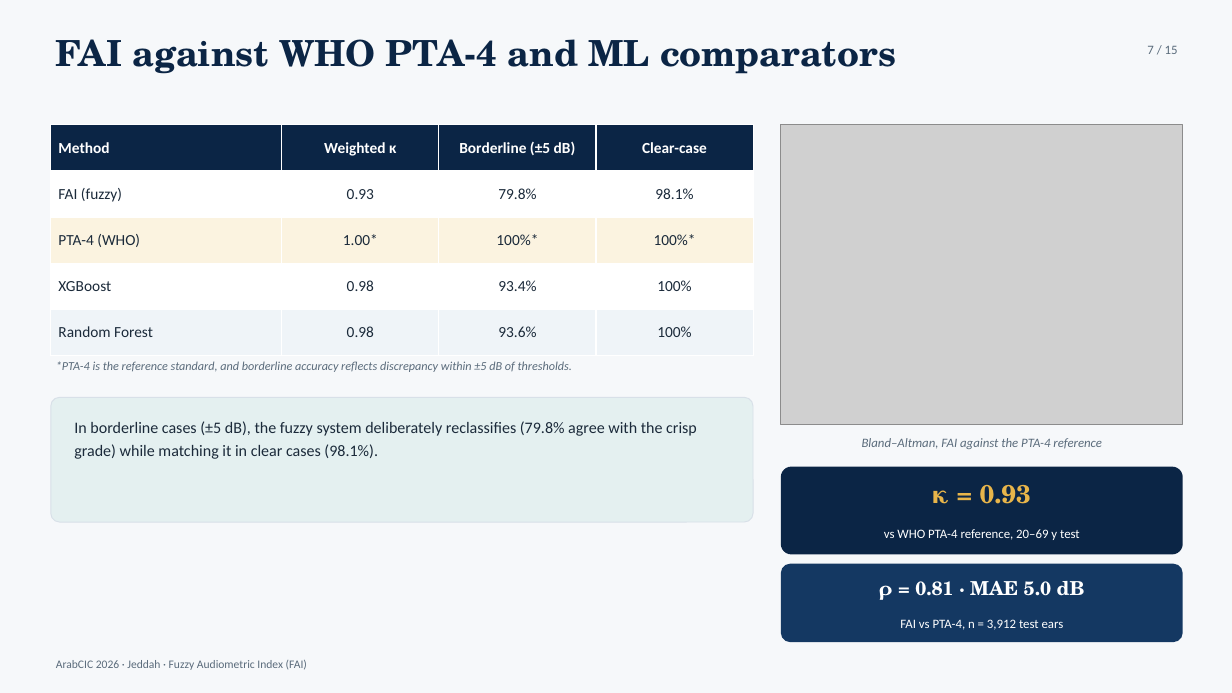
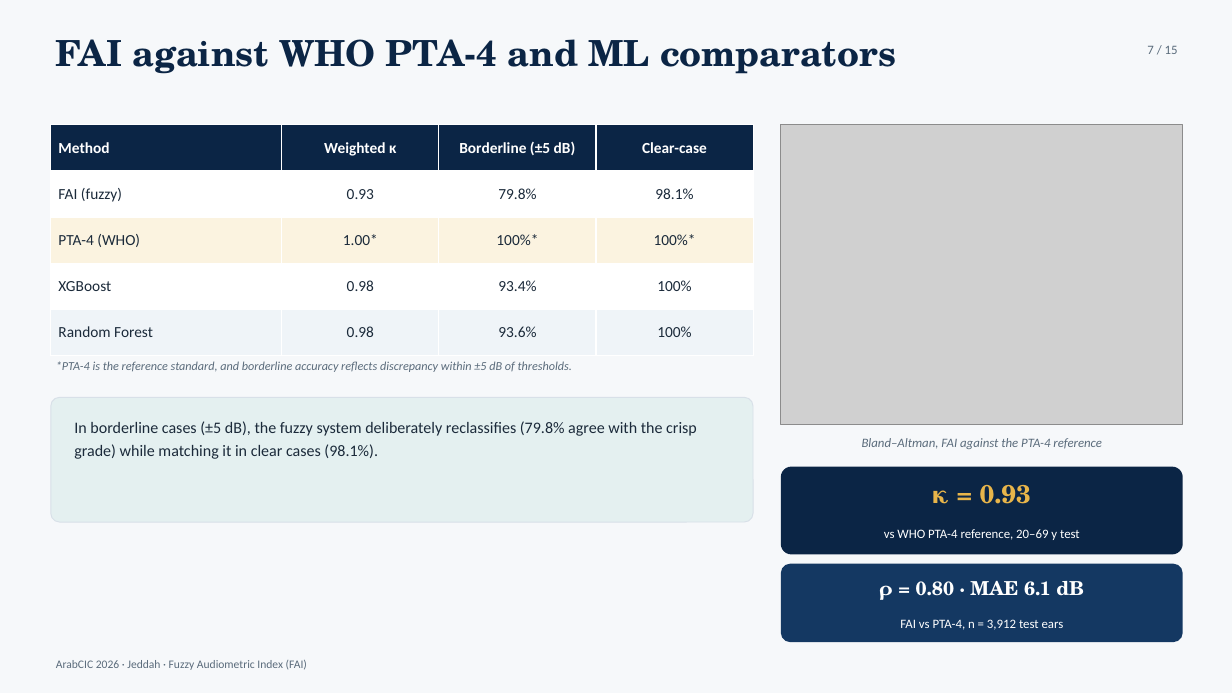
Before and after one commit to ameye/fuzzy-audiogram, a slide deck: slide 7 of arabcic2026/arabcic2026_fuzzy_audiogram.pptx. Drawn at 1232x693 pixels with LibreOffice and Linux fonts; fonts in the diff are those of the drawing; grey boxes stand for pictures. Boxes give left, top, right and bottom in pixels: in the first picture for what was removed or moved away, otherwise in the second. Text is boxed around its words. In the diff, an @@ line names an element or a change of style, - is before the commit and + after.

```diff
--- a/arabcic2026/arabcic2026_fuzzy_audiogram.pptx
+++ b/arabcic2026/arabcic2026_fuzzy_audiogram.pptx
@@ text at [879,581,1084,600]: text changed @@
-ρ = 0.81 · MAE 5.0 dB
+ρ = 0.80 · MAE 6.1 dB
```
Also in this commit, not shown: 8 other slides changed, 6 other files.
